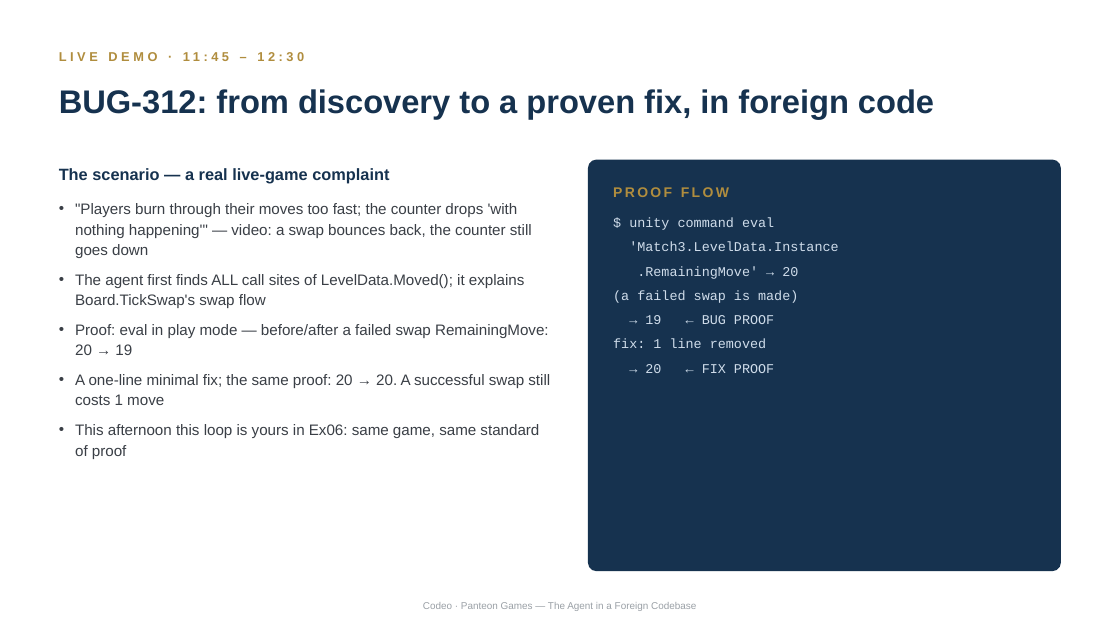
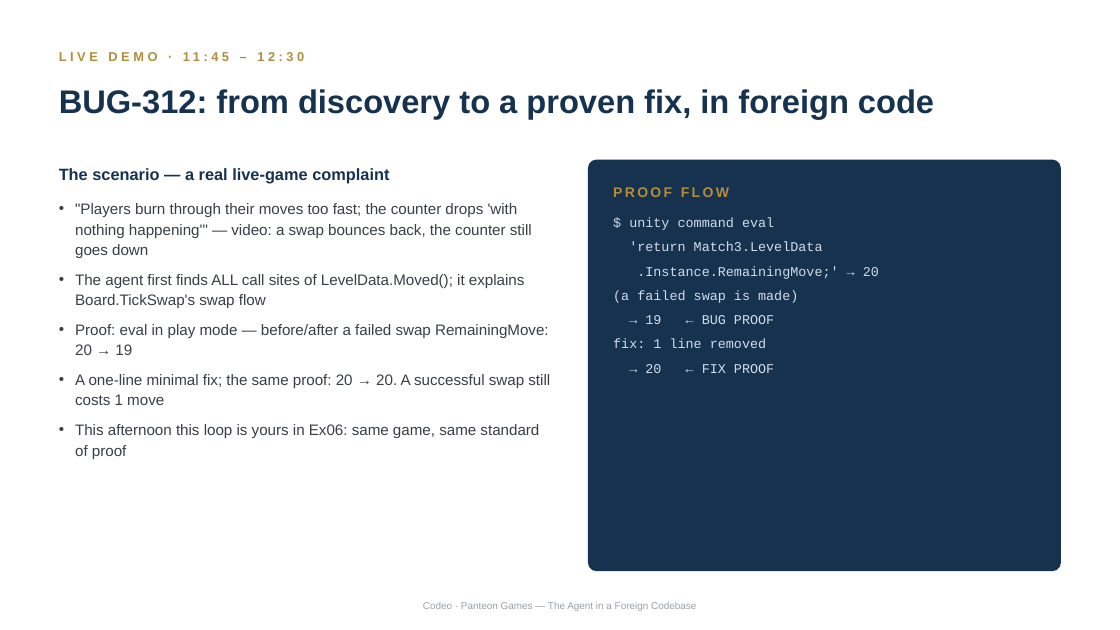
Before and after one commit to thickiran/panteon-workshop-materials, a slide deck: slide 5 of single_day/slides/03_foreign_code_demo.pptx. Drawn at 1120x630 pixels with LibreOffice and Linux fonts; fonts in the diff are those of the drawing. Boxes give left, top, right and bottom in pixels: in the first picture for what was removed or moved away, otherwise in the second. Text is boxed around its words. In the diff, an @@ line names an element or a change of style, - is before the commit and + after.

```diff
--- a/single_day/slides/03_foreign_code_demo.pptx
+++ b/single_day/slides/03_foreign_code_demo.pptx
@@ text at (x1=629, y1=242, x2=879, y2=279): text changed @@
-'Match3.LevelData.Instance
-.RemainingMove' → 20
+'return Match3.LevelData
+.Instance.RemainingMove;' → 20
```
Also in this commit, not shown: 4 other files.
